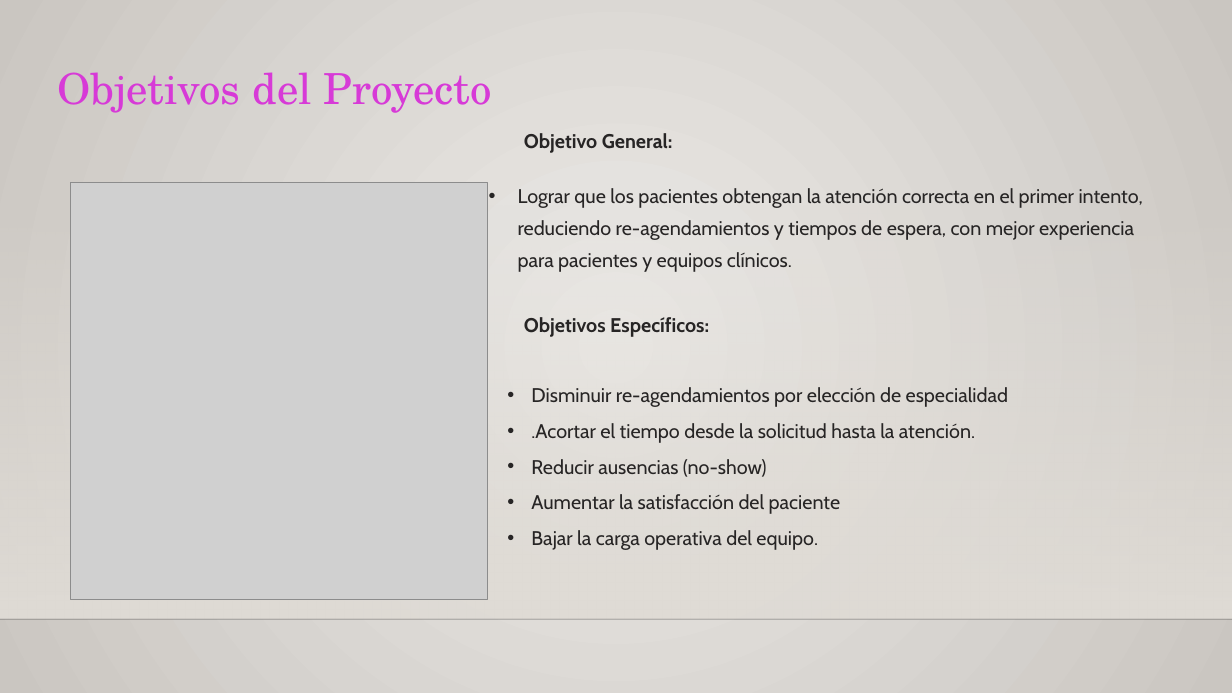
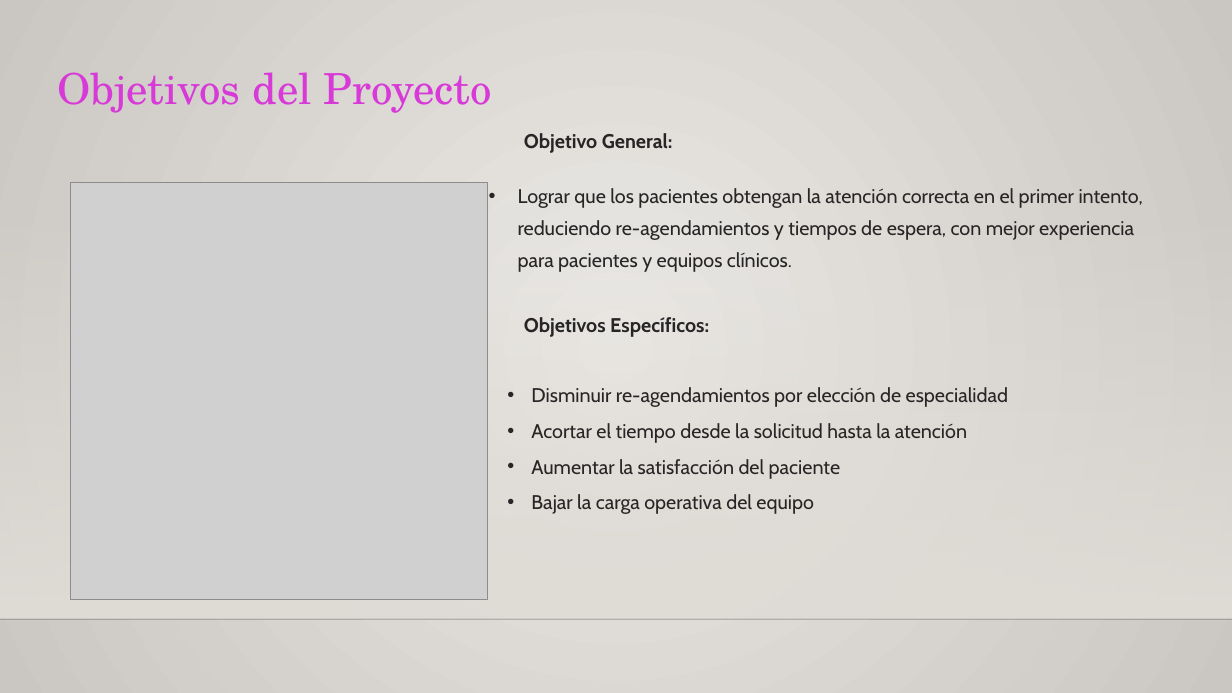
Before and after one commit to MRCuevasCarreno/MediTriage, a slide deck: slide 5 of Fase 3/Evidencias Grupales/Presentación Proyecto.pptx. Drawn at 1232x693 pixels with LibreOffice and Linux fonts; fonts in the diff are those of the drawing; grey boxes stand for pictures; background and template pictures are left out. Boxes give left, top, right and bottom in pixels: in the first picture for what was removed or moved away, otherwise in the second. Text is boxed around its words. In the diff, an @@ line names an element or a change of style, - is before the commit and + after.

```diff
--- a/Fase 3/Evidencias Grupales/Presentación Proyecto.pptx
+++ b/Fase 3/Evidencias Grupales/Presentación Proyecto.pptx
@@ text at box(531, 423, 967, 443): text changed @@
-• .Acortar el tiempo desde la solicitud hasta la atención.
-• Reducir ausencias (no-show)
+• Acortar el tiempo desde la solicitud hasta la atención
@@ text at box(531, 494, 814, 514): text changed @@
-• Bajar la carga operativa del equipo.
+• Bajar la carga operativa del equipo
```
Also in this commit, not shown: 1 other slide changed.
